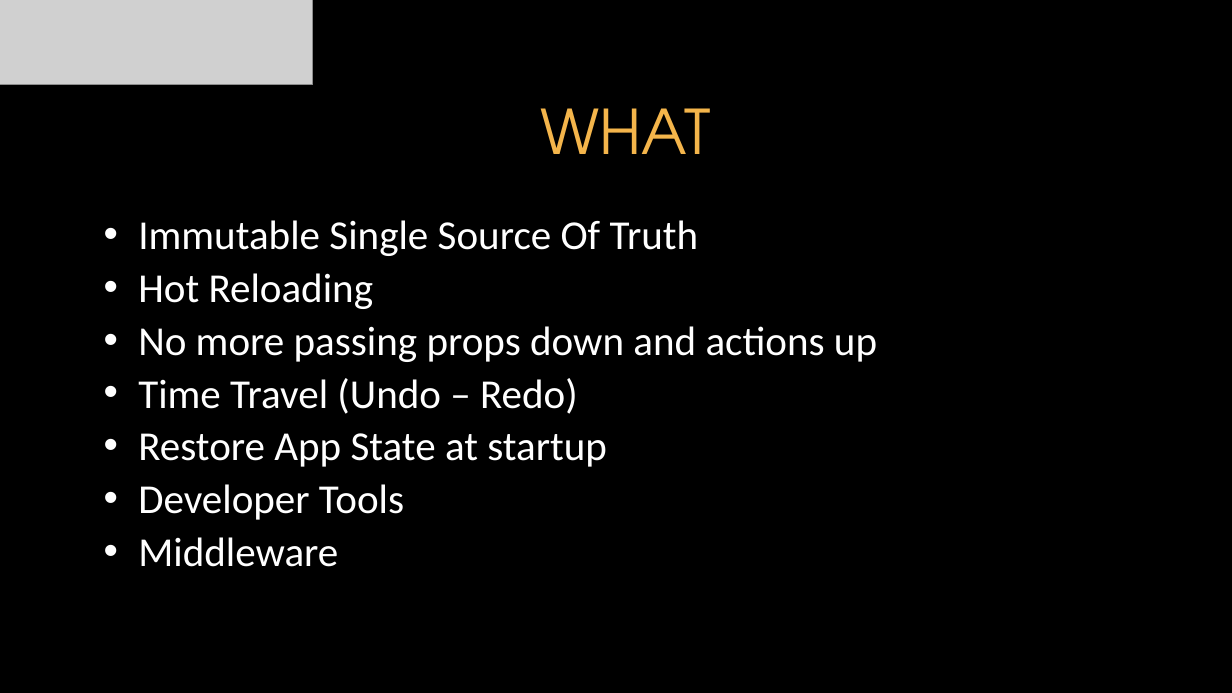
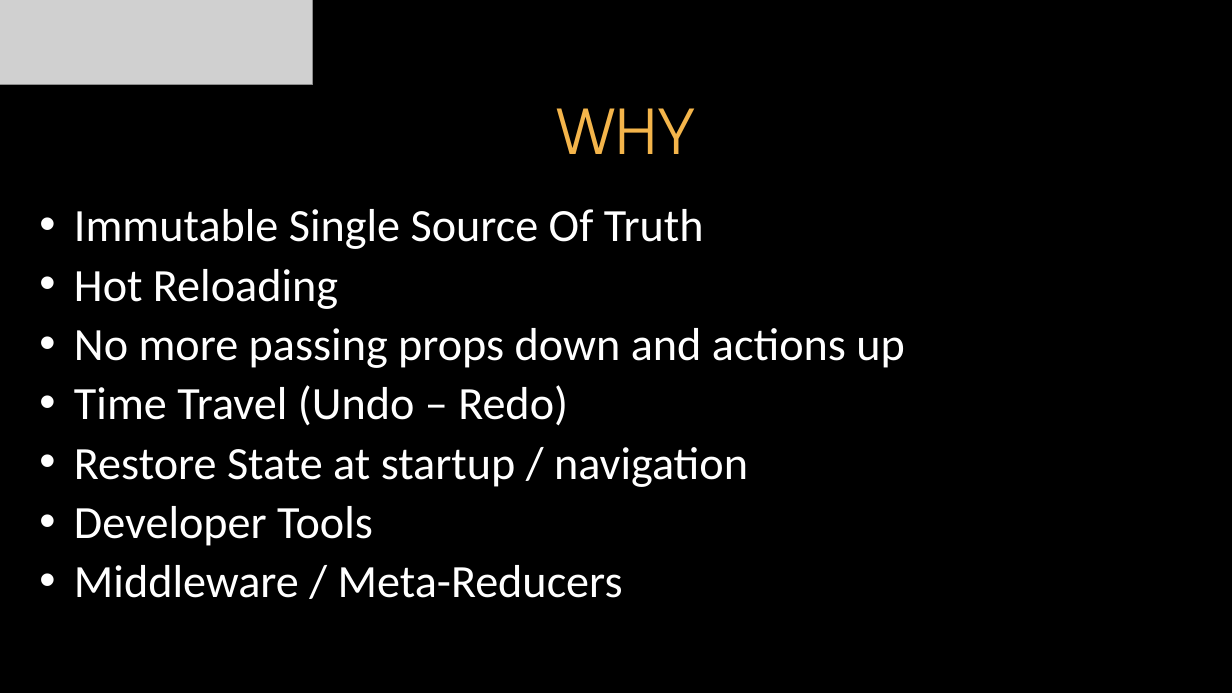
Before and after one commit to itenium-be/Redux, a slide deck: slide 4 of Redux.pptx. Drawn at 1232x693 pixels with LibreOffice and Linux fonts; fonts in the diff are those of the drawing; grey boxes stand for pictures; background and template pictures are left out. Boxes give left, top, right and bottom in pixels: in the first picture for what was removed or moved away, otherwise in the second. Text is boxed around its words. In the diff, an @@ line names an element or a change of style, - is before the commit and + after.

```diff
--- a/Redux.pptx
+++ b/Redux.pptx
@@ title at <box>557,108,695,154</box>: text changed @@
-WHAT
+WHY
@@ text "Immutable Single Source Of Truth": place and size @@
-text "Immutable Single Source Of Truth" at <box>138,220,877,567</box>
+text "Immutable Single Source Of Truth" at <box>74,209,905,598</box>
@@ text at <box>74,209,905,546</box>: size 32 to 36 pt in "Immutable Single Source Of Truth", "Hot Reloading", "No more passing props down and actions ...", "Time Travel (Undo – Redo)" and 1 more places @@
@@ text at <box>74,447,748,487</box>: text changed; size 32 to 36 pt @@
-• Restore App State at startup
+• Restore State at startup / navigation
@@ text at <box>74,565,623,598</box>: text changed; size 32 to 36 pt @@
-• Middleware
+• Middleware / Meta-Reducers
```
Also in this commit, not shown: 2 other slides changed, 6 slides added, 4 slides removed.
